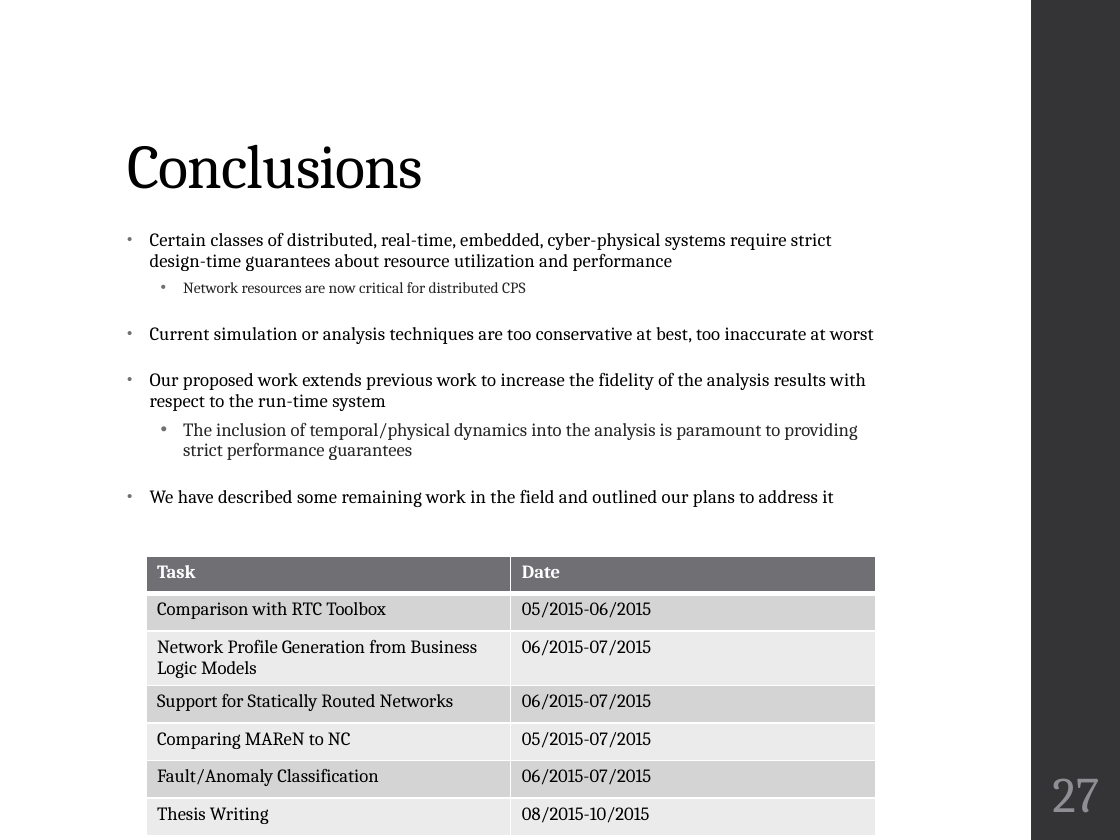
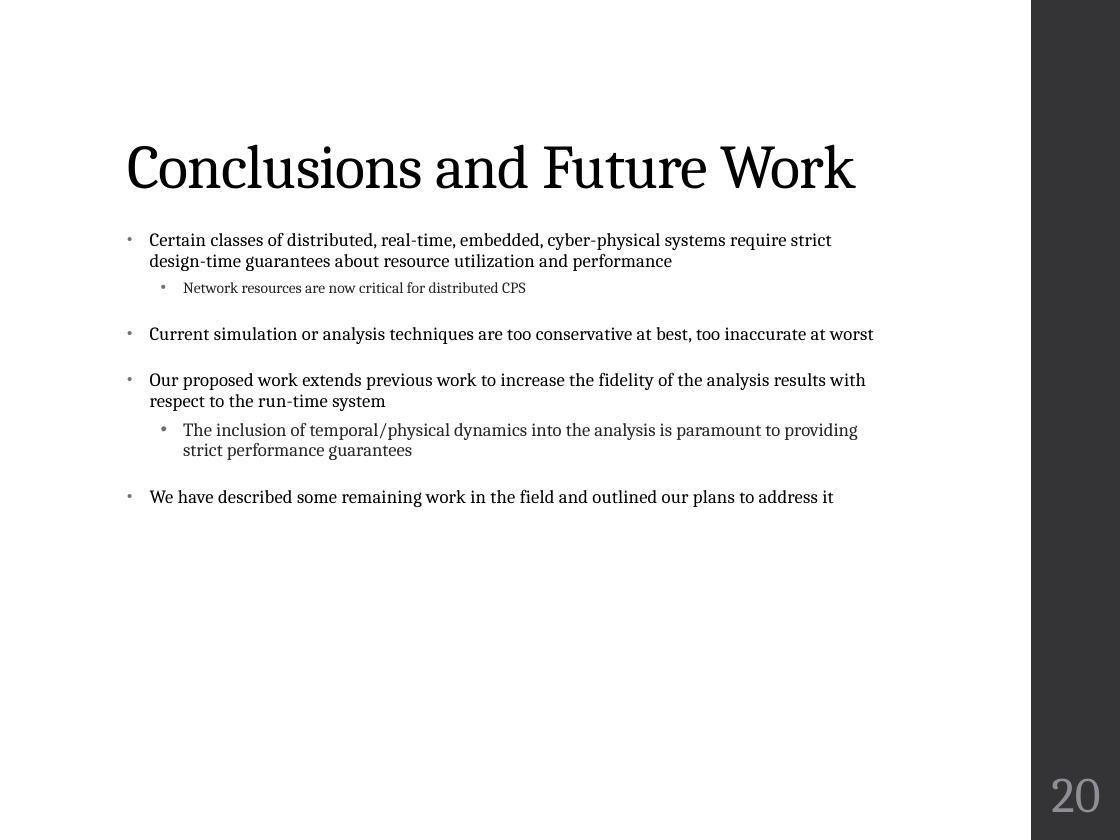
Before and after one commit to finger563/cbsat, a slide deck: slide 20 of thesis/Defense.pptx (slide 27 before the commit). Drawn at 1120x840 pixels with LibreOffice and Linux fonts; fonts in the diff are those of the drawing. Boxes give left, top, right and bottom in pixels: in the first picture for what was removed or moved away, otherwise in the second. Text is boxed around its words. In the diff, an @@ line names an element or a change of style, - is before the commit and + after.

```diff
--- a/thesis/Defense.pptx
+++ b/thesis/Defense.pptx
@@ title at (127, 144, 856, 189): text changed @@
-Conclusions
+Conclusions and Future Work
@@ table removed at (146, 556, 876, 837), 7 rows, 2 columns @@
-Task | Date
-Comparison with RTC Toolbox | 05/2015-06/2015
-Network Profile Generation from Business Logic Models | 06/2015-07/2015
-Support for Statically Routed Networks | 06/2015-07/2015
-Comparing MAReN to NC | 05/2015-07/2015
-Fault/Anomaly Classification | 06/2015-07/2015
-Thesis Writing | 08/2015-10/2015
@@ page number at (1051, 779, 1100, 812): text changed @@
-27
+20
```
Also in this commit, not shown: 2 other slides changed, 7 slides removed.
